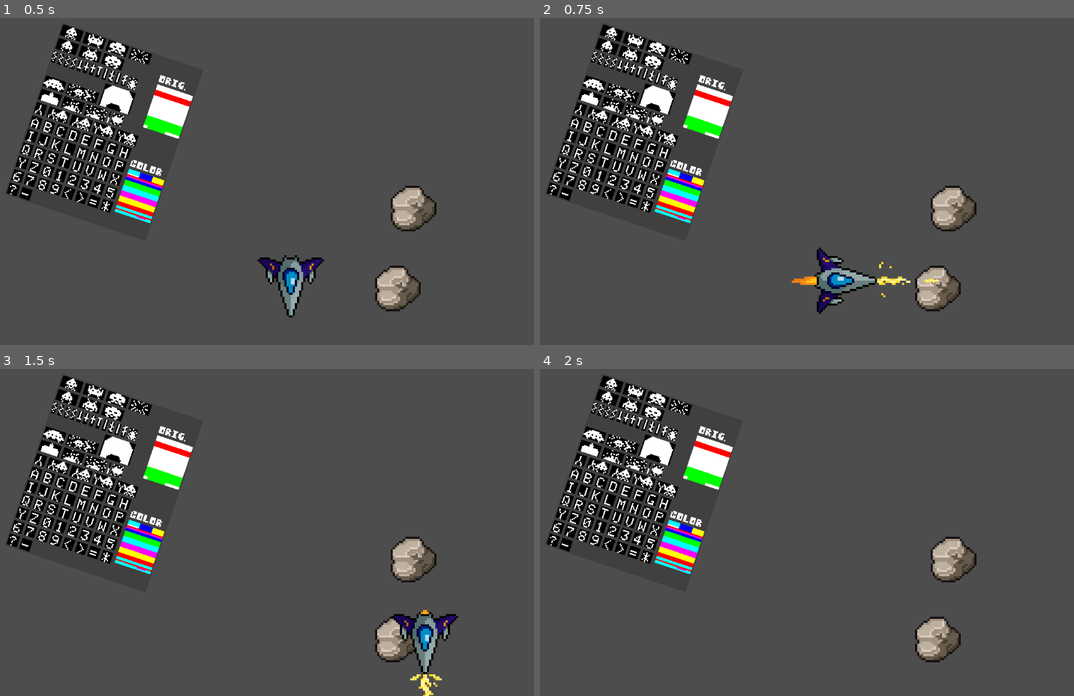
Above: before the commit, frames 1-4 (two rows, left to right).
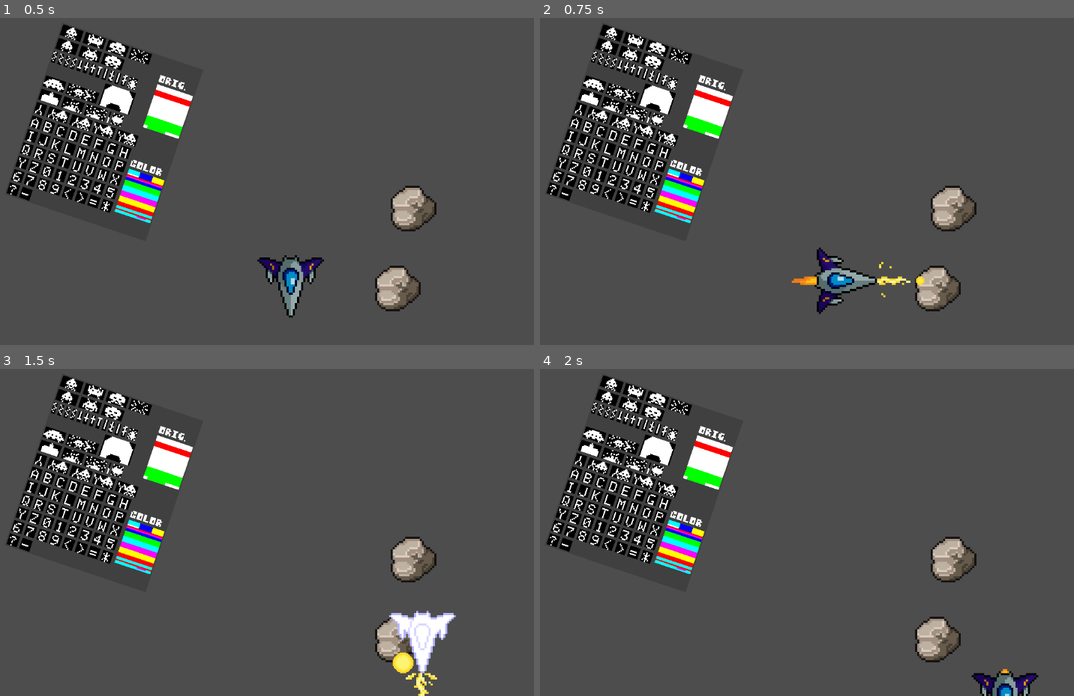
Above: after the commit, the same moments.

Repository: Arzpal/ShapeYourWayOut
Game: Godot game, scene res://Scenes/Playground.tscn
The game is run twice, just before and just after one commit, with the same random seed, the same clock (stepped at 60 frames per second) and the same inputs.
Inputs (mouse positions are in pixels of both pictures, inside the frame that each line leads up to):
- Up to frame 1 (0.5 s): no input
- Up to frame 2 (0.75 s): tap Enter at 0.5 s; move the mouse to (951, 158) at 0.52 s; hold D (m_right) from 0.53 s (still down); click (951, 158) at 0.6 s
- Up to frame 3 (1.5 s): move the mouse to (160, 545) at 1.27 s; release D (m_right) at 1.28 s; hold S (m_down) from 1.28 s (still down); click (160, 545) at 1.35 s
- Up to frame 4 (2 s): keep holding S (m_down)

Frame 1 is identical in both runs. In frame 2, less than 0.1% of the frame differs, in the area x 70-75%, y 78-82%; in frame 3, 1.6%, in the area x 72-86%, y 73-100%; in frame 4, 0.7%.

Commit message:
bring it to space invaders!

Diff:
--- a/Test1/Scenes/asteroid.gd
+++ b/Test1/Scenes/asteroid.gd
@@ -12,4 +12,7 @@
 
 
 func _on_hurtbox_hurt():
+	pass
+
+func _on_hurtbox_death():
 	queue_free()
--- a/Test1/Scenes/asteroid.tscn
+++ b/Test1/Scenes/asteroid.tscn
@@ -22,8 +22,8 @@
 
 [node name="Hurtbox" parent="." instance=ExtResource("2_crsnd")]
 collision_layer = 1
-collision_mask = 3
-life = 20
+collision_mask = 18
+life = 30
 
 [node name="CollisionShape2D" type="CollisionShape2D" parent="Hurtbox"]
 shape = SubResource("CircleShape2D_m5bos")
@@ -32,6 +32,7 @@
 [node name="Hitbox" type="CollisionShape2D" parent="."]
 shape = SubResource("CircleShape2D_ii10v")
 script = ExtResource("3_o5br5")
-damage = 1
+damage = 10
 
+[connection signal="death" from="Hurtbox" to="." method="_on_hurtbox_death"]
 [connection signal="hurt" from="Hurtbox" to="." method="_on_hurtbox_hurt"]
--- a/Test1/Scenes/player.tscn
+++ b/Test1/Scenes/player.tscn
@@ -1,7 +1,7 @@
 [gd_scene load_steps=36 format=3 uid="uid://c8ytxyw8whmn3"]
 
 [ext_resource type="Script" path="res://Scripts/player.gd" id="1_62355"]
-[ext_resource type="PackedScene" uid="uid://7id8ut2b71to" path="res://Scenes/bullet.tscn" id="2_utwvj"]
+[ext_resource type="PackedScene" uid="uid://d0g6n7rnlpdrx" path="res://Scenes/ray_bullet.tscn" id="2_8huje"]
 [ext_resource type="Texture2D" uid="uid://dgmmg6cna1gvc" path="res://Sprites/Fire.png" id="3_43720"]
 [ext_resource type="Texture2D" uid="uid://di8sjcfa5rgka" path="res://Sprites/PlayerShip.png" id="3_l5q8w"]
 [ext_resource type="PackedScene" uid="uid://b42uo5o16urew" path="res://Scenes/hurtbox.tscn" id="5_xilpi"]
@@ -246,7 +246,7 @@
 z_index = 10
 script = ExtResource("1_62355")
 delay_time = 0.1
-bullet_scene = ExtResource("2_utwvj")
+bullet_scene = ExtResource("2_8huje")
 metadata/_edit_group_ = true
 
 [node name="Fire" type="AnimatedSprite2D" parent="."]
@@ -286,6 +286,7 @@
 position = Vector2(0, -15.2)
 collision_layer = 1
 collision_mask = 3
+life = 100
 
 [node name="CollisionShape2D" type="CollisionShape2D" parent="Hurtbox"]
 position = Vector2(0, 15)
--- a/Test1/Scenes/bullet.tscn
+++ b/Test1/Scenes/ray_bullet.tscn
@@ -1,62 +1,62 @@
-[gd_scene load_steps=19 format=3 uid="uid://7id8ut2b71to"]
+[gd_scene load_steps=19 format=3 uid="uid://d0g6n7rnlpdrx"]
 
-[ext_resource type="Script" path="res://Scripts/bullet.gd" id="1_64a40"]
-[ext_resource type="Texture2D" uid="uid://bmcluh76pfv0t" path="res://Sprites/ShootingRay.png" id="2_3a4r6"]
-[ext_resource type="Script" path="res://Scripts/hitbox.gd" id="2_ddp34"]
+[ext_resource type="Script" path="res://Scripts/bullet.gd" id="1_f1dem"]
+[ext_resource type="Texture2D" uid="uid://bmcluh76pfv0t" path="res://Sprites/ShootingRay.png" id="2_rlix6"]
+[ext_resource type="Script" path="res://Scripts/hitbox.gd" id="3_80p1k"]
 
 [sub_resource type="AtlasTexture" id="AtlasTexture_awadj"]
-atlas = ExtResource("2_3a4r6")
+atlas = ExtResource("2_rlix6")
 region = Rect2(192, 64, 64, 64)
 
 [sub_resource type="AtlasTexture" id="AtlasTexture_4nfp0"]
-atlas = ExtResource("2_3a4r6")
+atlas = ExtResource("2_rlix6")
 region = Rect2(256, 64, 64, 64)
 
 [sub_resource type="AtlasTexture" id="AtlasTexture_cgi6p"]
-atlas = ExtResource("2_3a4r6")
+atlas = ExtResource("2_rlix6")
 region = Rect2(0, 128, 64, 64)
 
 [sub_resource type="AtlasTexture" id="AtlasTexture_p5a1q"]
-atlas = ExtResource("2_3a4r6")
+atlas = ExtResource("2_rlix6")
 region = Rect2(64, 128, 64, 64)
 
 [sub_resource type="AtlasTexture" id="AtlasTexture_7sfsw"]
-atlas = ExtResource("2_3a4r6")
+atlas = ExtResource("2_rlix6")
 region = Rect2(128, 128, 64, 64)
 
 [sub_resource type="AtlasTexture" id="AtlasTexture_thdd6"]
-atlas = ExtResource("2_3a4r6")
+atlas = ExtResource("2_rlix6")
 region = Rect2(192, 128, 64, 64)
 
 [sub_resource type="AtlasTexture" id="AtlasTexture_fqfxo"]
-atlas = ExtResource("2_3a4r6")
+atlas = ExtResource("2_rlix6")
 region = Rect2(256, 128, 64, 64)
 
 [sub_resource type="AtlasTexture" id="AtlasTexture_ca68h"]
-atlas = ExtResource("2_3a4r6")
+atlas = ExtResource("2_rlix6")
 region = Rect2(0, 192, 64, 64)
 
 [sub_resource type="AtlasTexture" id="AtlasTexture_ojtv0"]
-atlas = ExtResource("2_3a4r6")
+atlas = ExtResource("2_rlix6")
 region = Rect2(64, 192, 64, 64)
 
 [sub_resource type="AtlasTexture" id="AtlasTexture_hiwcd"]
-atlas = ExtResource("2_3a4r6")
+atlas = ExtResource("2_rlix6")
 region = Rect2(256, 0, 64, 64)
 
 [sub_resource type="AtlasTexture" id="AtlasTexture_85c2y"]
-atlas = ExtResource("2_3a4r6")
+atlas = ExtResource("2_rlix6")
 region = Rect2(0, 64, 64, 64)
 
 [sub_resource type="AtlasTexture" id="AtlasTexture_rcx1g"]
-atlas = ExtResource("2_3a4r6")
+atlas = ExtResource("2_rlix6")
 region = Rect2(64, 64, 64, 64)
 
 [sub_resource type="AtlasTexture" id="AtlasTexture_75hra"]
-atlas = ExtResource("2_3a4r6")
+atlas = ExtResource("2_rlix6")
 region = Rect2(128, 64, 64, 64)
 
-[sub_resource type="SpriteFrames" id="SpriteFrames_o2uts"]
+[sub_resource type="SpriteFrames" id="SpriteFrames_0boc4"]
 animations = [{
 "frames": [{
 "duration": 1.0,
@@ -78,10 +78,22 @@
 "texture": SubResource("AtlasTexture_thdd6")
 }, {
 "duration": 1.0,
+"texture": SubResource("AtlasTexture_thdd6")
+}, {
+"duration": 1.0,
+"texture": SubResource("AtlasTexture_fqfxo")
+}, {
+"duration": 1.0,
 "texture": SubResource("AtlasTexture_fqfxo")
 }, {
 "duration": 1.0,
 "texture": SubResource("AtlasTexture_ca68h")
+}, {
+"duration": 1.0,
+"texture": SubResource("AtlasTexture_ca68h")
+}, {
+"duration": 1.0,
+"texture": SubResource("AtlasTexture_ojtv0")
 }, {
 "duration": 1.0,
 "texture": SubResource("AtlasTexture_ojtv0")
@@ -91,7 +103,7 @@
 }],
 "loop": false,
 "name": &"Explosion",
-"speed": 27.0
+"speed": 36.0
 }, {
 "frames": [{
 "duration": 1.0,
@@ -111,28 +123,33 @@
 "speed": 18.0
 }]
 
-[sub_resource type="CapsuleShape2D" id="CapsuleShape2D_2xc6d"]
+[sub_resource type="CapsuleShape2D" id="CapsuleShape2D_i2x7p"]
 radius = 5.0
 height = 28.0
 
-[node name="Bullet" type="Area2D"]
+[node name="bullet" type="RigidBody2D"]
 top_level = true
 z_index = 9
-collision_layer = 3
-collision_mask = 3
-script = ExtResource("1_64a40")
+collision_layer = 16
+collision_mask = 0
+gravity_scale = 0.0
+script = ExtResource("1_f1dem")
+speed_variable = 10
+timer_delay = 0.75
 
 [node name="AnimatedSprite2D" type="AnimatedSprite2D" parent="."]
 scale = Vector2(2, 2)
-sprite_frames = SubResource("SpriteFrames_o2uts")
-animation = &"Explosion"
+sprite_frames = SubResource("SpriteFrames_0boc4")
+animation = &"Idle"
 autoplay = "Idle"
-frame = 9
-frame_progress = 1.0
 
 [node name="Hitbox" type="CollisionShape2D" parent="."]
-shape = SubResource("CapsuleShape2D_2xc6d")
-script = ExtResource("2_ddp34")
+shape = SubResource("CapsuleShape2D_i2x7p")
+script = ExtResource("3_80p1k")
 damage = 10
 
-[connection signal="impact" from="Hitbox" to="." method="_on_hitbox_impact"]
+[node name="Timer" type="Timer" parent="."]
+one_shot = true
+
+[connection signal="impact" from="Hitbox" to="." method="on_hitbox_impact"]
+[connection signal="timeout" from="Timer" to="." method="on_hitbox_impact"]
--- a/Test1/Scripts/bullet.gd
+++ b/Test1/Scripts/bullet.gd
@@ -1,9 +1,18 @@
-extends Area2D
+extends RigidBody2D
 
-const SPEED = 1000.0
+const SPEED_DELTA = 10000.0
+@export var speed_variable = 5
+var speed_dir: Vector2
 
 var spawn_pos: Vector2
 var spawn_rot: float
+
+var dead = false
+
+@export var timer_delay = 0.0
+@onready var timer = $Timer
+
+@onready var hitbox = $Hitbox
 
 @onready var animated_sprite_2d = $AnimatedSprite2D
 
@@ -11,17 +20,23 @@
 func _ready():
 	global_position = spawn_pos
 	global_rotation = spawn_rot
+	timer.wait_time = timer_delay
+	timer.start()
 	pass # Replace with function body.
 
 
 # Called every frame. 'delta' is the elapsed time since the previous frame.
 func _process(delta):
-	move_local_y(-SPEED * delta)
-	pass
+	var speed = SPEED_DELTA * delta * speed_variable
+	var speed_movement = Vector2(sign(speed_dir.x) * speed, sign(speed_dir.y) * speed)
+	set_axis_velocity(speed_movement)
 
-
-func _on_hitbox_impact():
-	#destroy hitbox
+func on_hitbox_impact():
+	print("TIMEOUT")
+	hitbox.set_deferred("disabled", true)
+	speed_dir.x = 0
+	speed_dir.y = 0
+	linear_velocity = Vector2(0,0)
 	animated_sprite_2d.play("Explosion")
 	await animated_sprite_2d.animation_finished
 	queue_free()
--- a/Test1/Scripts/hurtbox.gd
+++ b/Test1/Scripts/hurtbox.gd
@@ -17,7 +17,7 @@
 
 func _on_body_entered(body: Node):
 	var hitbox = body.find_child("Hitbox")
-	print("aaaa")
 	if hitbox != null && hitbox.get_parent() != self.get_parent():
+		print("*This body: ", self.get_parent().name, " || Body encountered: ", body.name, "*")
 		receive_damage(hitbox.damage)
 		hitbox.impact.emit()
--- a/Test1/Scripts/player.gd
+++ b/Test1/Scripts/player.gd
@@ -20,7 +20,6 @@
 
 #damage
 @onready var ship_sprite = $ShipSprite
-@onready var collision_shape_2d = $Hurtbox/CollisionShape2D
 @onready var death_timer = $Hurtbox/DeathTimer
 @onready var hurtbox = $Hurtbox
 
@@ -81,10 +80,8 @@
 	shooting.play("Fire")
 	bullet.spawn_pos = bullet_position.global_position
 	bullet.spawn_rot = bullet_position.global_rotation
+	bullet.speed_dir = rotation_dir
 	bullet_position.add_child(bullet)
-
-func change_collision_shape_status(is_disabled):
-	collision_shape_2d.disabled = is_disabled
 
 func _on_hurt():
 	velocity.x /= 2
@@ -92,13 +89,13 @@
 
 	ship_sprite.play("Hurt")
 	fire.hide()
-	collision_shape_2d.disabled = true
-	hurtbox.hide()
+	hurtbox.set_deferred("monitoring", false)
 	Engine.time_scale = 0.7
 	ship_sprite.speed_scale = 1.3
 	await ship_sprite.animation_finished
 	ship_sprite.speed_scale = 1
-	collision_shape_2d.disabled = false
+	#make animation to semi vulnerability
+	hurtbox.set_deferred("monitoring", true)
 	Engine.time_scale = 1
 	fire.show()
 	ship_sprite.play("Idle")
@@ -108,7 +105,8 @@
 	fire.hide()
 	Engine.time_scale = 0.5
 	ship_sprite.speed_scale = 1.5
-	collision_shape_2d.disabled = true
+	hurtbox.set_deferred("monitoring", false)
+	#collision_shape_2d.disabled = true
 	await ship_sprite.animation_finished
 	death_timer.start()
 
Not shown, added: Test1/Scenes/ray4469.tmp
Not shown, added: Test1/Scenes/ray5425.tmp
Not shown, added: Test1/Scenes/ray88A9.tmp
Not shown, added: Test1/Scenes/rayDB9B.tmp
Not shown, added: Test1/Scenes/rayDC7F.tmp
Not shown, added: Test1/Scenes/rayE358.tmp
Not shown, added: Test1/Scenes/rayF2A0.tmp
